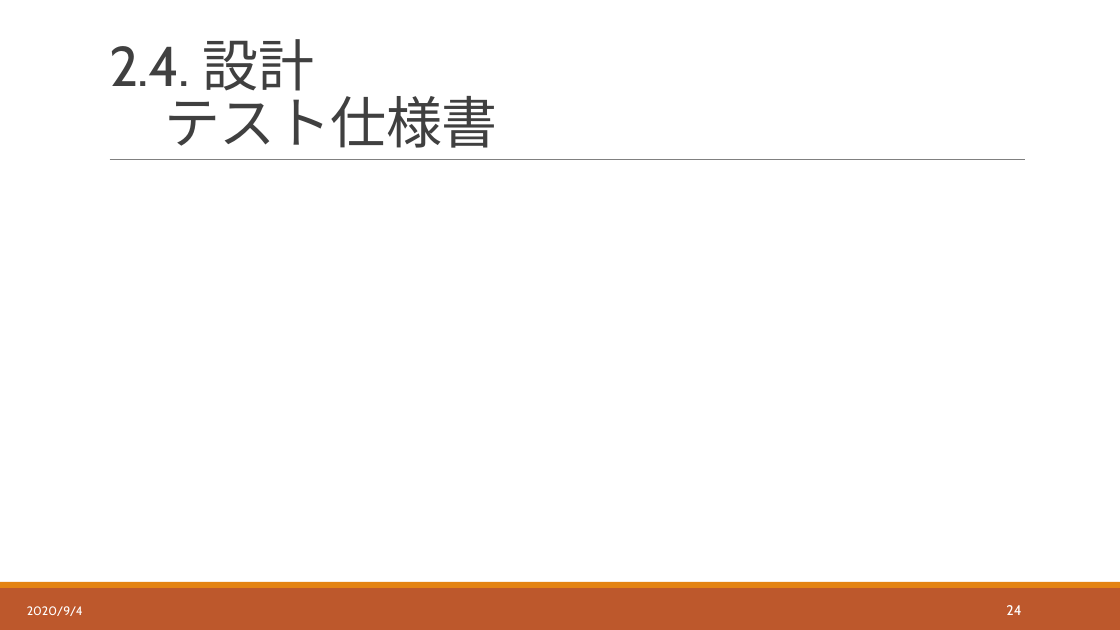
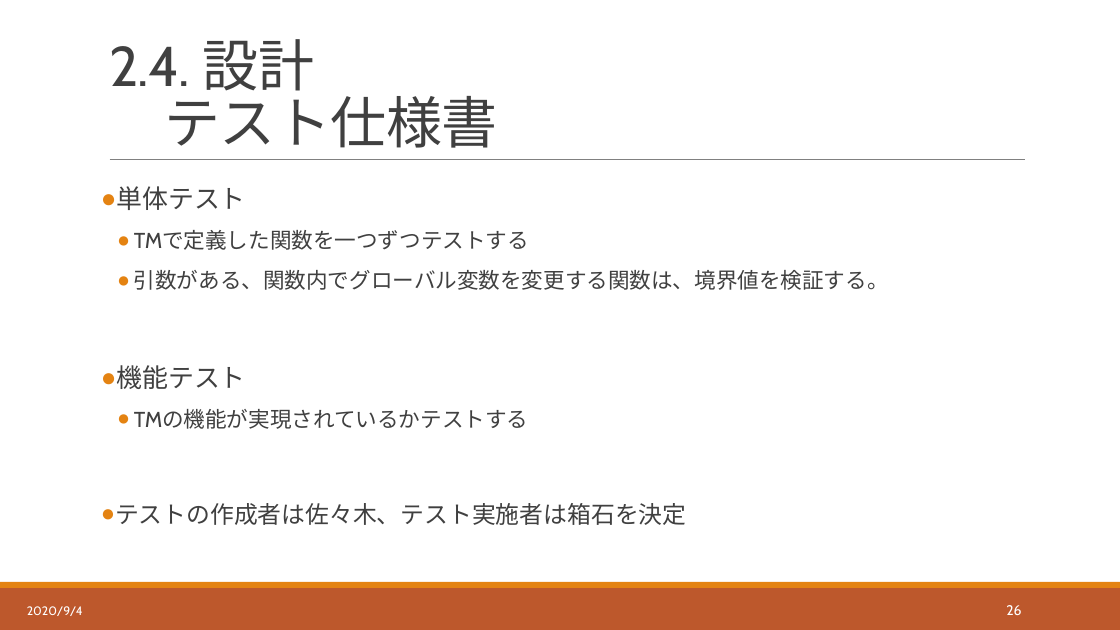
Before and after one commit to hakohumi/comp.train.whack-a-mole, a slide deck: slide 27 of 資料/設計書/発表資料/設計レビュー_発表資料.pptx (slide 25 before the commit). Drawn at 1120x630 pixels with LibreOffice and Linux fonts; fonts in the diff are those of the drawing. Boxes give left, top, right and bottom in pixels: in the first picture for what was removed or moved away, otherwise in the second. Text is boxed around its words. In the diff, an @@ line names an element or a change of style, - is before the commit and + after.

Commit message:
設計/レビュー発表資料作成 Fixes #75 仕様スライド、スライド順番、テスト仕様書スライド、前回からの変更点の追記

```diff
--- a/資料/設計書/発表資料/設計レビュー_発表資料.pptx
+++ b/資料/設計書/発表資料/設計レビュー_発表資料.pptx
@@ text added at box(115, 186, 889, 525), 18.5 pt, text #404040 @@
+● 単体テスト
+  ● TMで定義した関数を一つずつテストする
+  ● 引数がある、関数内でグローバル変数を変更する関数は、境界値を検証する。
+● 機能テスト
+  ● TMの機能が実現されているかテストする
+● テストの作成者は佐々木、テスト実施者は箱石を決定
@@ page number at box(1006, 605, 1021, 615): text changed @@
-24
+26
```
Also in this commit, not shown: 4 other slides changed, 2 slides added.
